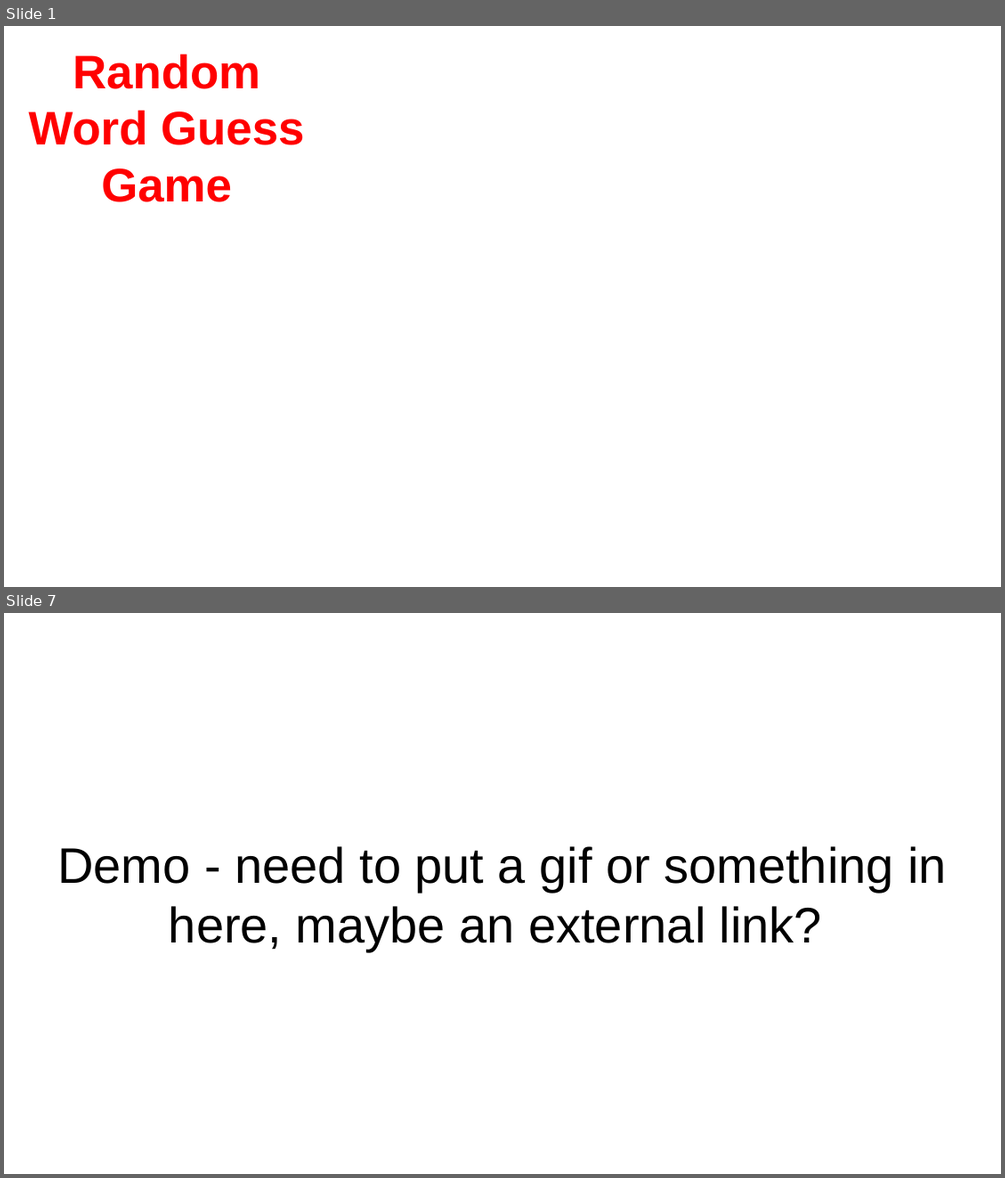
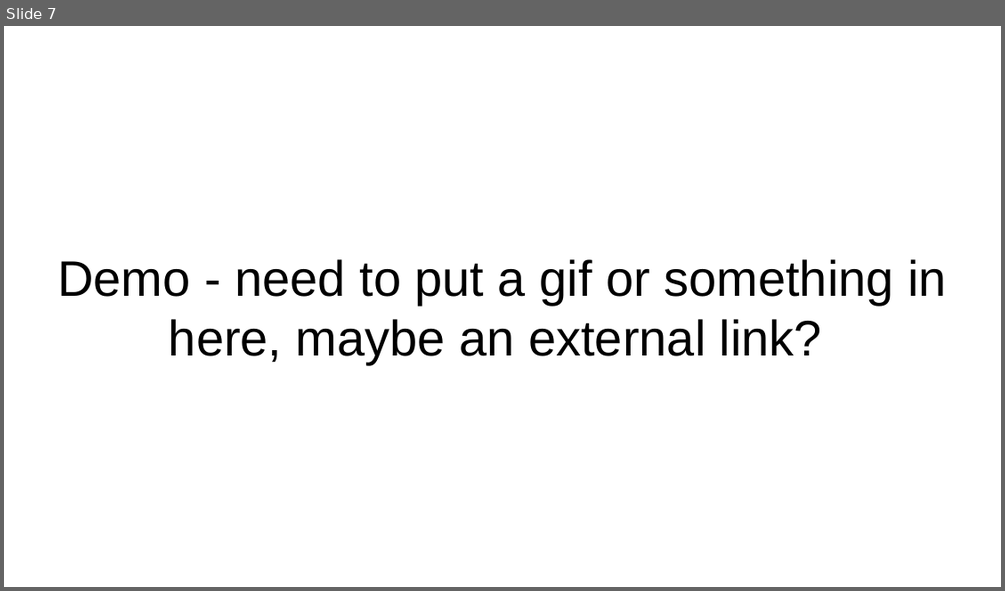
Before and after one commit to Mattdsena/GroupProject, a slide deck: Assets/Presentation/Group Project Presentation.pptx. Shown one above the other, each under a label of ours: slides 1 and 7 before the commit, slide 7 after it; the slides between them are not shown. The pictures are 1005x1178 and 1005x591 pixels, drawn with LibreOffice and Linux fonts; fonts in the diff are those of the drawing; background and template pictures are left out. Boxes give left, top, right and bottom in pixels: in the first picture for what was removed or moved away, otherwise in the second. Text is boxed around its words. In the diff, an @@ line names an element or a change of style, - is before the commit and + after.

Commit message:
ppt slides updated

```diff
--- a/Assets/Presentation/Group Project Presentation.pptx
+++ b/Assets/Presentation/Group Project Presentation.pptx
@@ slide 1 removed at box(4, 26, 1001, 587), background picture (left out) @@
@@ title removed at box(29, 54, 304, 202) @@
-Random Word Guess Game
```
Also in this commit, not shown: 2 slides added, 1 other slide removed, 2 other files.
